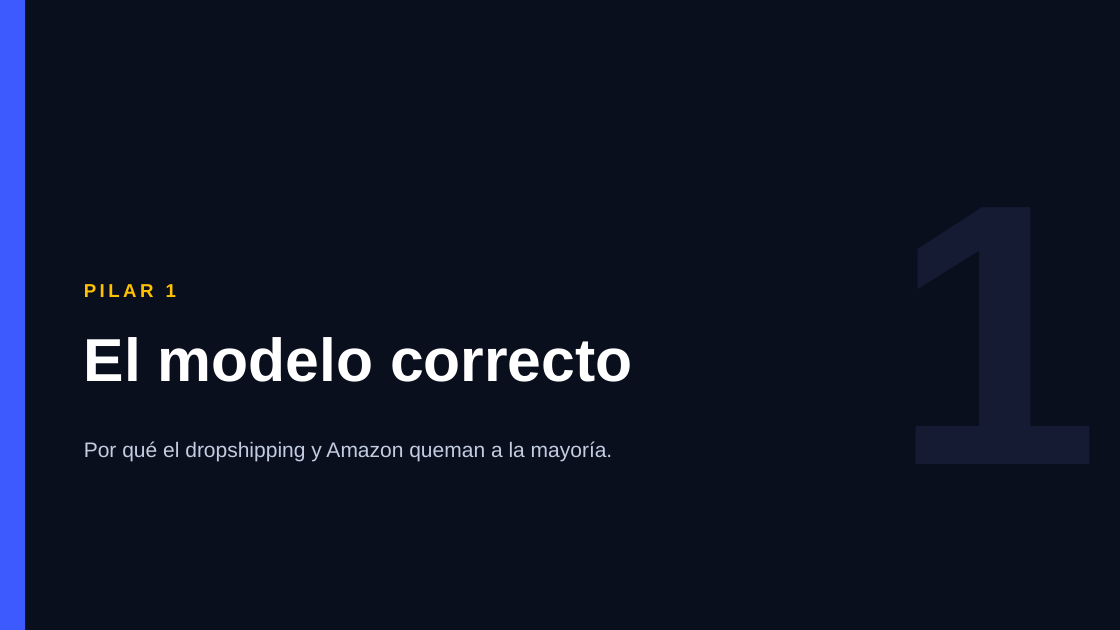
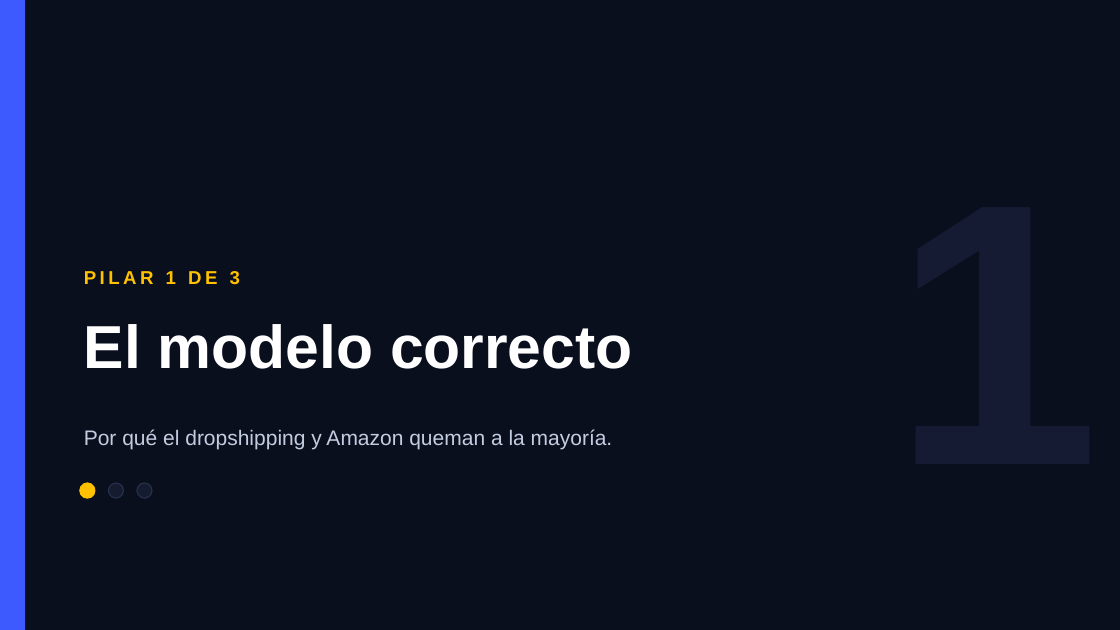
Before and after one commit to henryqueroa/pablo-torrealba-package, a slide deck: slide 6 of webinar/pablo-torrealba-webinar-deck.pptx (slide 4 before the commit). Drawn at 1120x630 pixels with LibreOffice and Linux fonts; fonts in the diff are those of the drawing. Boxes give left, top, right and bottom in pixels: in the first picture for what was removed or moved away, otherwise in the second. Text is boxed around its words. In the diff, an @@ line names an element or a change of style, - is before the commit and + after.

```diff
--- a/webinar/pablo-torrealba-webinar-deck.pptx
+++ b/webinar/pablo-torrealba-webinar-deck.pptx
@@ text "El modelo correcto" moved from (x1=84, y1=337, x2=632, y2=382) to (x1=84, y1=324, x2=632, y2=369) @@
@@ text at (x1=84, y1=271, x2=240, y2=285): text changed @@
-PILAR 1
+PILAR 1 DE 3
@@ text "Por qué el dropshipping y ..." moved from (x1=84, y1=441, x2=613, y2=462) to (x1=84, y1=429, x2=613, y2=449) @@
@@ ellipse added at (x1=80, y1=483, x2=95, y2=498), fill #FFC100, outline #FFC100 1 pt @@
@@ ellipse added at (x1=108, y1=483, x2=124, y2=498), fill #161C30, outline #26304D 1 pt @@
@@ ellipse added at (x1=137, y1=483, x2=152, y2=498), fill #161C30, outline #26304D 1 pt @@
```
Also in this commit, not shown: 13 other slides changed, 6 slides added, 3 other files.
